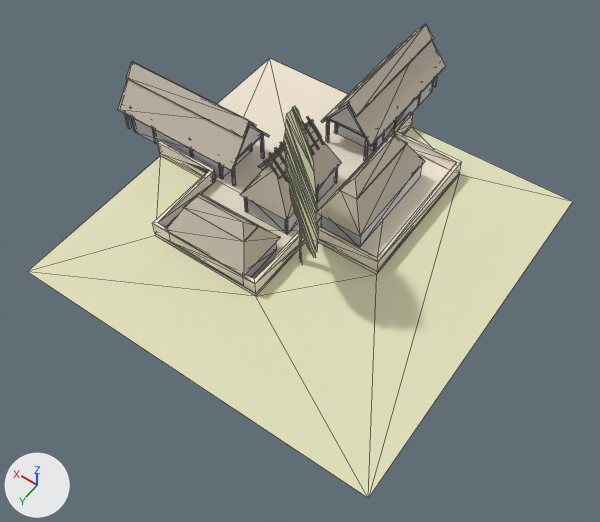
The OBJ model assets/stl_export/ww1w.obj: old version first, new version second.
Rendered twice from a 50 mm lens placed at (-23.2, 33.7, 48.8), pointed at (-1.6, 3.4, 1.2). Every picture has the same lights, and +X, +Y and +Z are marked at lower left. The picture after the commit comes second. Mesh edges are drawn as thin lines. Where no turn or scale is listed for an object, it has been applied to the vertices. Vertices at exactly the same position are counted once.

Objects in the first picture: 'ww1w'.
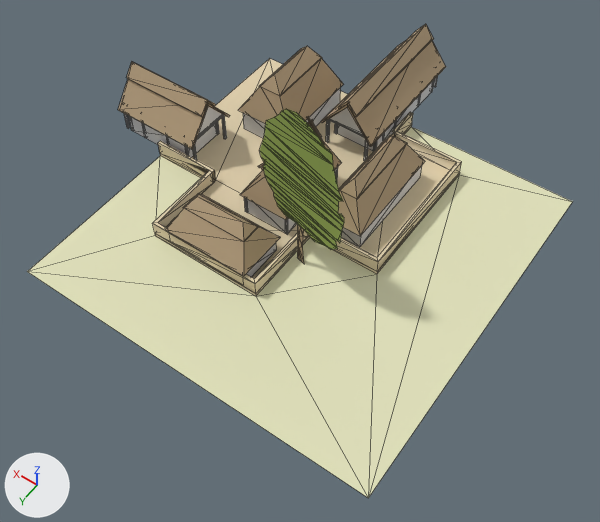
What differs and where, as boxes (x1, y1, x2, y2) in the pictures (600 x 522 px; the box of a moved part takes in the faces that stretch with it):
'ww1w', recoloured, reshaped (light grey to beige): (27, 24, 573, 498) in both
part 1 of me_ww1w, moved or reshaped: before (133, 118, 251, 178); after (130, 117, 217, 157)
part 2 of me_ww1w, moved or reshaped: before (219, 164, 224, 179); after (185, 146, 189, 156)
part 3 of me_ww1w, moved or reshaped: before (231, 135, 265, 186); after (193, 115, 227, 160)
part 4 of me_ww1w, moved or reshaped: before (238, 127, 263, 157); after (197, 106, 224, 138)
part 5 of me_ww1w, moved or reshaped: before (131, 117, 136, 133); after (128, 115, 133, 131)
part 6 of me_ww1w, moved or reshaped: before (152, 128, 157, 144); after (166, 136, 169, 145)
part 7 of me_ww1w, added: after (243, 88, 340, 138)
part 8 of me_ww1w, added (beige): after (259, 46, 322, 96)
part 9 of me_ww1w, moved or reshaped: before (124, 113, 131, 129); after (124, 113, 130, 128)
part 10 of me_ww1w, moved or reshaped: before (118, 62, 318, 276); after (118, 59, 343, 276)
part 11 of me_ww1w, recoloured: before (299, 226, 302, 264); after (297, 228, 304, 264)
part 12 of me_ww1w, recoloured: before (284, 133, 319, 258); after (260, 141, 344, 250)

The edits, one by one:
Material 'straw' (mat_straw) changes colour from light grey #c7bead to beige #b29c7d; in linear values from (0.569, 0.514, 0.42) to (0.447, 0.333, 0.204).
Material 'cortyard' (mat_cortyard) changes colour from pale yellow #f1e6d3 to beige #e2d1af; in linear values from (0.878, 0.792, 0.651) to (0.757, 0.639, 0.427).
Material 'tree' (mat_tree) is new.
Its base color is (0.294, 0.4, 0.0902) (green #94aa55).
Its roughness is 1.0.
me_ww1w is used by ob_ww1w; location (0.0, 0.0, 0.0).
me_ww1w had 721 vertices, 1108 faces and spanned x -15.0..19.4, y -20.7..15.0, z -0.3..14.1.
me_ww1w now has 743 vertices, 1138 faces and spans x -15.0..19.4, y -20.7..15.0, z -0.3..14.1.
me_ww1w part 1: the loose piece of 10 vertices spanning x 9.0..18.4, y -4.5..-0.5, z 0.0..5.0 is scaled about its middle by (0.66, 1, 1), then moved by (1.9, 0.0, 0.0).
me_ww1w part 2: the loose piece of 14 vertices spanning x 8.9..9.1, y -4.3..-0.5, z 0.0..2.7 is moved by (3.5, 0.0, 0.0).
me_ww1w part 3: the loose piece of 20 vertices spanning x 7.6..7.8, y -4.5..-0.5, z 0.0..2.7 is moved by (4.0, 0.0, 0.0).
me_ww1w part 4: the loose piece of 3 vertices spanning x 7.6, y -4.4..-0.7, z 2.7..5.0 is moved by (4.0, 0.0, 0.0).
me_ww1w part 5: the loose piece of 8 vertices spanning x 18.3..18.5, y -0.7..-0.5, z 0.0..2.7 is moved by (0.4, 0.0, 0.0).
me_ww1w part 6: the loose piece of 8 vertices spanning x 15.9..16.1, y -0.7..-0.5, z 0.0..2.7 is moved by (-1.5, 0.0, 0.0).
me_ww1w part 7: a new loose piece, a box spanning x 6.3..11.2, y -13.6..-6.2, z 0.0..2.2, in mat_default (light grey #dadada).
me_ww1w part 8: the loose piece of 6 vertices spanning x -2.9..-1.3, y -8.9..-1.8, z 4.0..5.0 is copied, and the copy is scaled about its middle by (1.36, 0.828, 1.2), then moved by (10.9, -4.4, 0.9); it spans x 7.7..9.8, y -12.8..-6.9, z 4.8..6.0.
Part 9, on me_ww1w:
10 vertices are removed from x 19.0, y -4.5..-0.5, z 0.0..2.7.
36 faces are deleted.
10 vertices move within x 19.2, y -4.5..-0.5, z 0.0..2.7.
10 vertices are added at x 19.3, y -4.5..-0.5, z 0.0..2.7.
36 new faces join them, mat_default (light grey #dadada).
Part 10, on me_ww1w:
25 vertices are removed from x -4.1..2.1, y 0.0..5.0, z 2.4..14.1.
44 faces are deleted.
12 vertices in x 7.4, y -5.0..-0.1, z 2.1..5.7 move by (4.1, 0.0, 0.0).
4 vertices in x -4.3..-4.0, y 5.0..5.1, z 5.6..8.5 move by (-0.8, -1.6, 0.0).
3 vertices in x -0.7..-0.6, y 2.2, z 1.1..3.6 move by (0.0, 0.1, 0.0).
3 vertices in x 2.2..2.3, y -0.2, z 6.4..9.1 move by (0.8, 1.6, 0.0).
29 vertices move from x -4.3..2.6, y -0.4..5.7, z -0.3..9.0 to x -5.1..3.4, y 1.3..5.7, z -0.3..9.0.
33 vertices are added at x -4.9..11.4, y -13.7..3.4, z 2.2..14.1.
29 new faces join them, mat_straw (beige #b29c7d).
25 new faces join them, mat_tree (green #94aa55).
me_ww1w part 11: 8 faces spanning x -1.3..-0.5, y 2.3..2.5, z -0.3..3.6 switch from mat_w (beige #e2e2bc) to mat_straw (beige #b29c7d).
me_ww1w part 12: 25 faces spanning x -5.1..3.4, y 1.3..3.5, z 3.4..9.1 switch from mat_w (beige #e2e2bc) to mat_tree (green #94aa55).
Other edits to the shape of me_ww1w do not show in these pictures.
